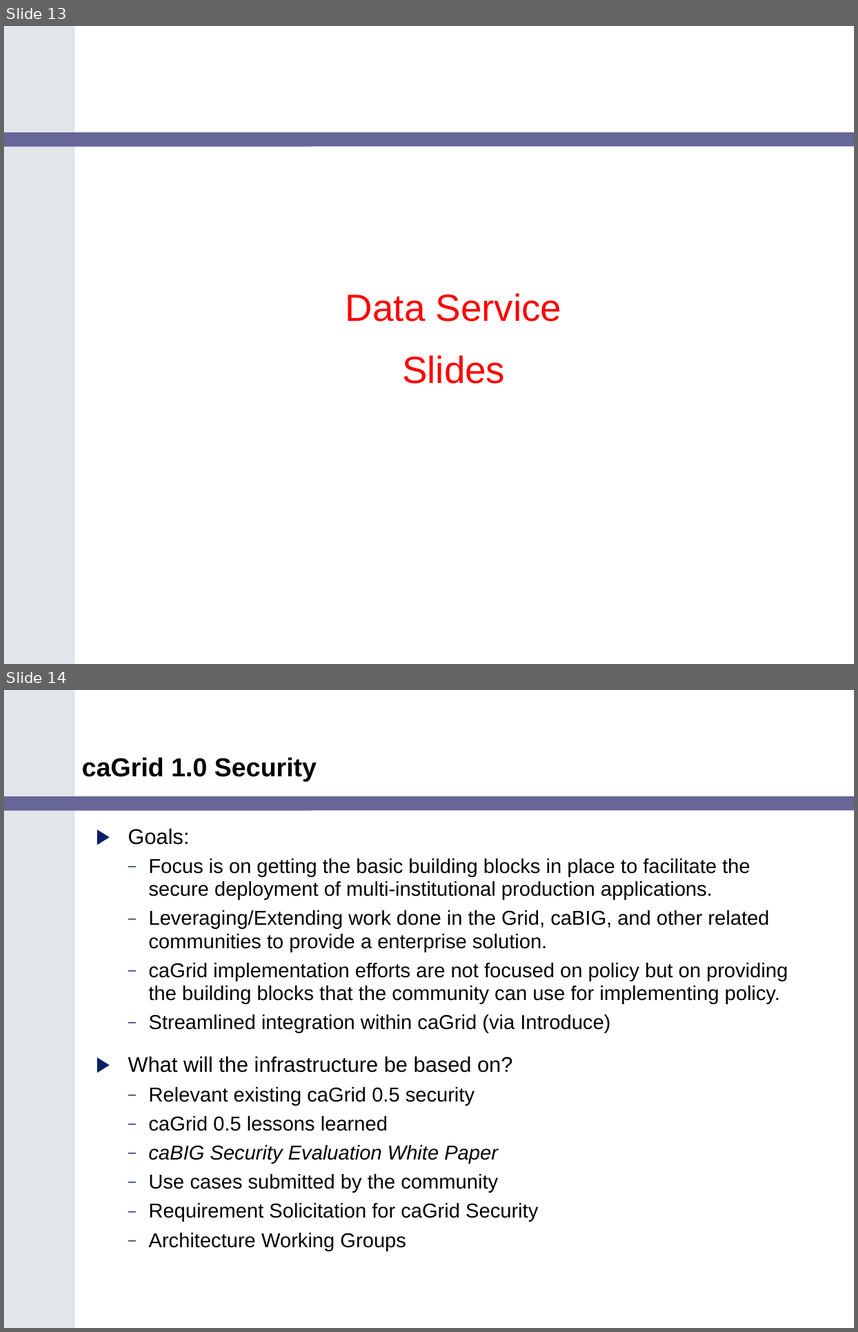
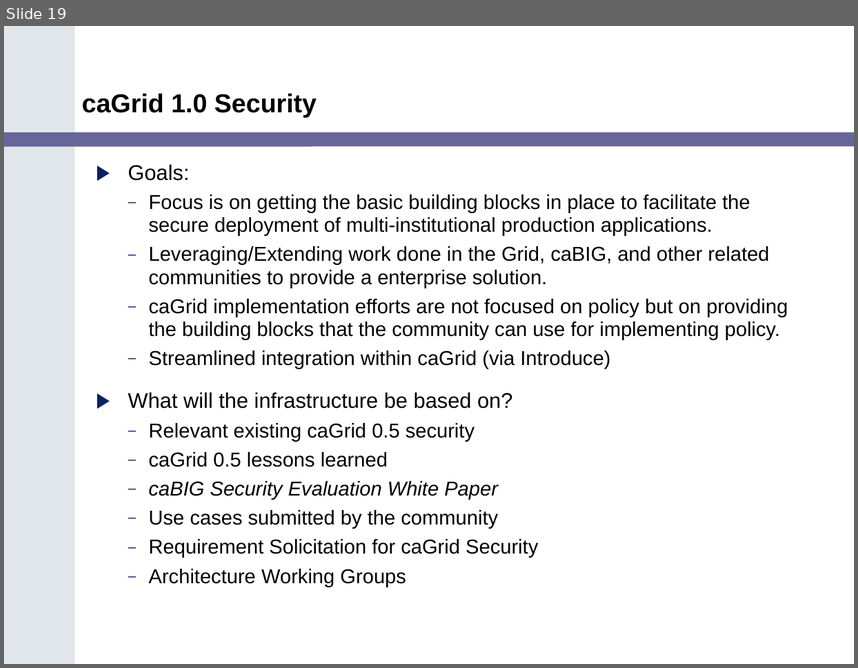
Before and after one commit to NCIP/cagrid-docs, a slide deck: presentations/200602_VCDE_ARCH/caGrid_Update_Arch_VCDE_Feb1.ppt. Shown one above the other, each under a label of ours: slides 13 and 14 before the commit, slide 19 after it. The pictures are 858x1332 and 858x668 pixels, drawn with LibreOffice and Linux fonts; fonts in the diff are those of the drawing; background and template pictures are left out. Boxes give left, top, right and bottom in pixels: in the first picture for what was removed or moved away, otherwise in the second. Text is boxed around its words. In the diff, an @@ line names an element or a change of style, - is before the commit and + after.

Commit message:
updated with Bill Allcock's slides on data services

```diff
--- a/presentations/200602_VCDE_ARCH/caGrid_Update_Arch_VCDE_Feb1.ppt
+++ b/presentations/200602_VCDE_ARCH/caGrid_Update_Arch_VCDE_Feb1.ppt
@@ slide 13 removed at [4,26,854,664], background #FFFFFF; not listed: 2 template elements that a slide beside it also shows @@
@@ text removed at [346,293,562,383] @@
-Data Service
-Slides
@@ what was slide 14 is now slide 19 @@
```
Also in this commit, not shown: 6 slides added.
